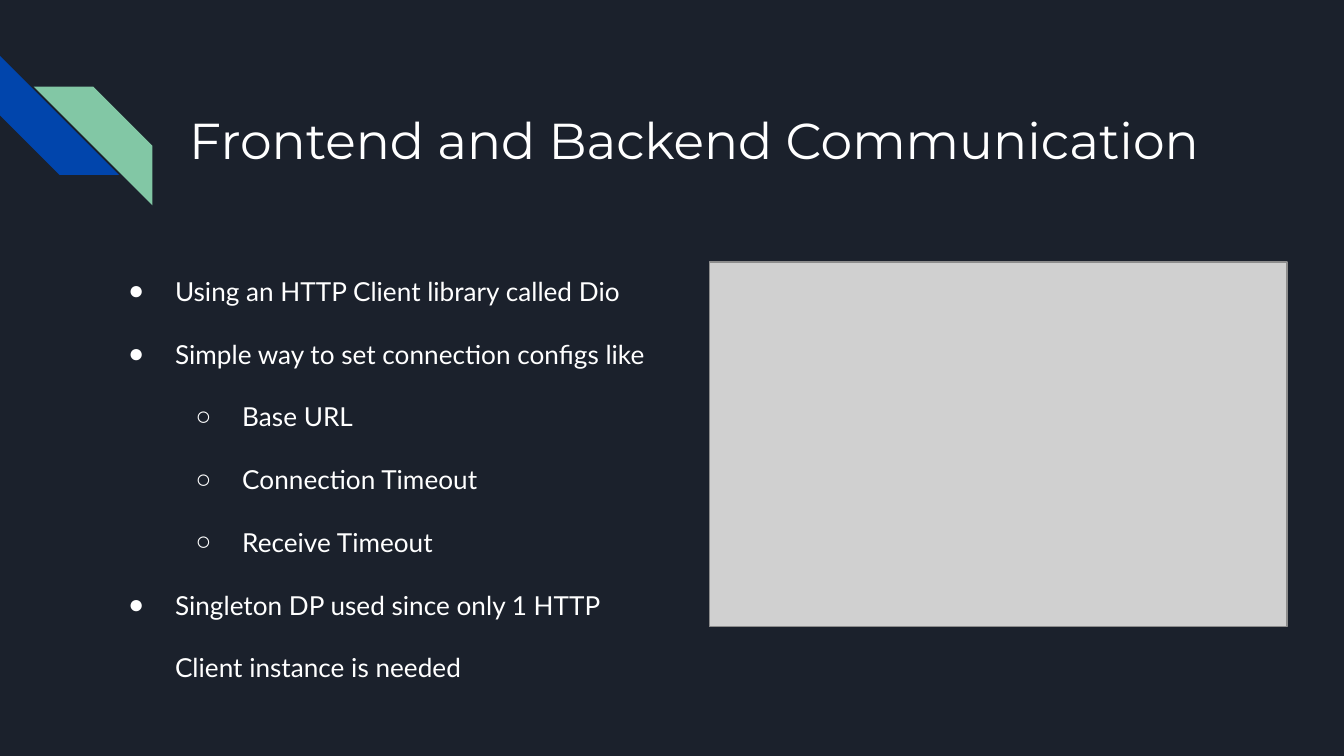
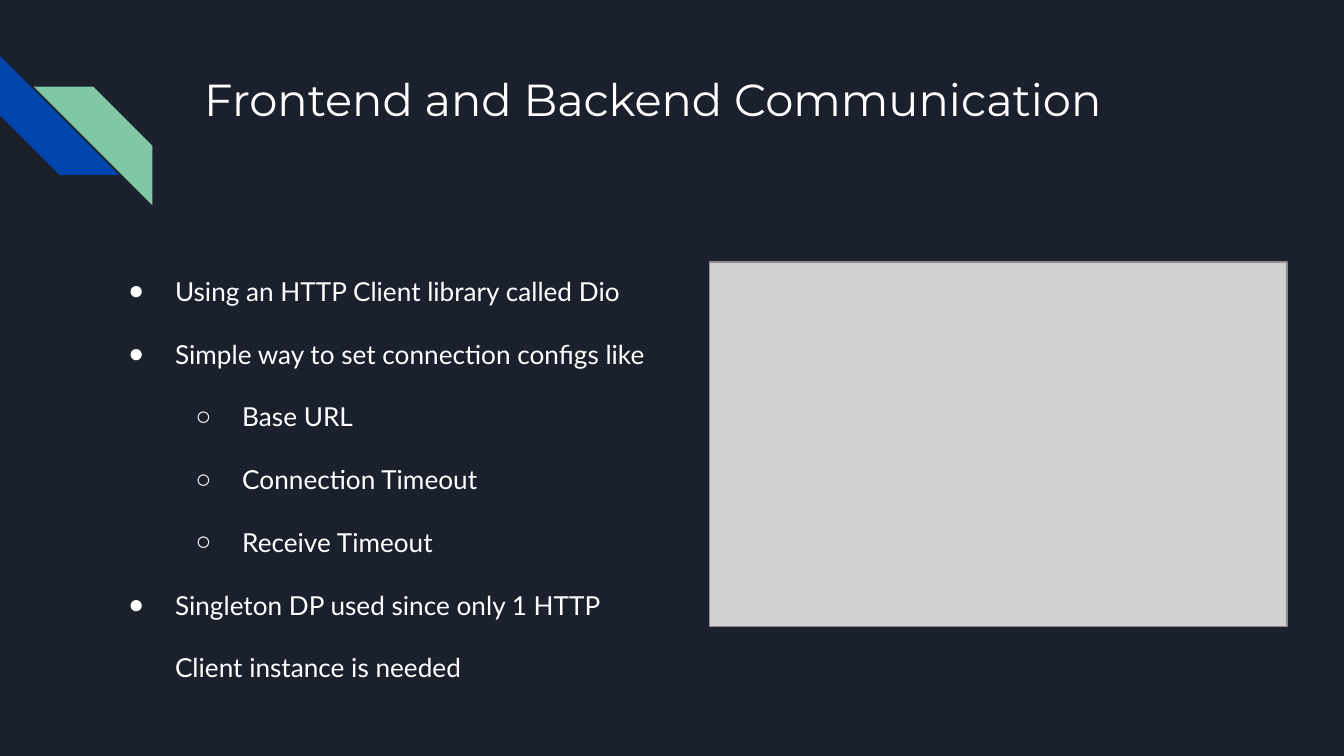
Before and after one commit to bggolden11/Wait-Less, a slide deck: slide 7 of Code/Wait-Less Presentation.pptx (slide 8 before the commit). Drawn at 1344x756 pixels with LibreOffice and Linux fonts; fonts in the diff are those of the drawing; grey boxes stand for pictures. Boxes give left, top, right and bottom in pixels: in the first picture for what was removed or moved away, otherwise in the second. Text is boxed around its words. In the diff, an @@ line names an element or a change of style, - is before the commit and + after.

```diff
--- a/Code/Wait-Less Presentation.pptx
+++ b/Code/Wait-Less Presentation.pptx
@@ title "Frontend and Backend Communication": place and size @@
-title "Frontend and Backend Communication" at box(189, 121, 1199, 160)
+title "Frontend and Backend Communication" at box(204, 82, 1101, 117)
@@ title "Frontend and Backend Communication" at box(204, 82, 1101, 117): size 27 to 24 pt @@
```
Also in this commit, not shown: 2 other slides changed, 1 slide removed, 2 other files.
